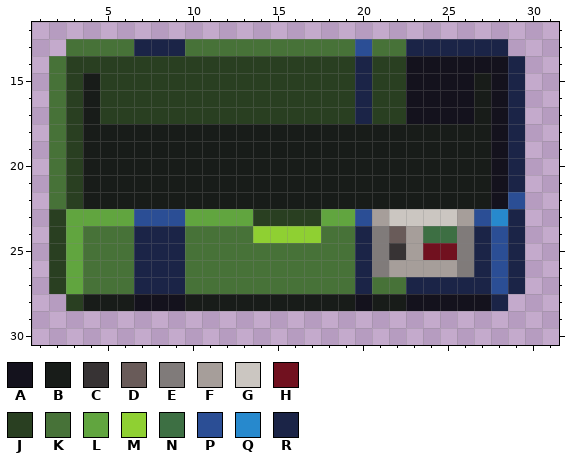
File history of a pixel-art sprite, Resources/Textures/Structures/Storage/Crates/hydro_secure.rsi/base.png. Above, as it was before the edit.
The file is 32x32 pixels. Shown: x 1..31, y 12..30.
Palette (. is transparent): A #14121d  B #181c19  C #373334  D #695b59  E #807b7a  F #a69e9a  G #cbc6c1  H #71111f  J #293f21  K #477238  L #61a53f  M #8fd032  N #3d6f43  P #2b4e95  Q #2789cd  R #1b2447
Pixels before, first column x 2:
13 .KKKKRRRKKKKKKKKKKPKKRRRRRR.
14 KJJJJJJJJJJJJJJJJJRJJAAAAAAR
15 KJBJJJJJJJJJJJJJJJRJJAAAABAR
16 KJBJJJJJJJJJJJJJJJRJJAAAABAR
17 KJBJJJJJJJJJJJJJJJRJJAAAABAR
18 KJBBBBBBBBBBBBBBBBBBBBBBBBAR
19 KJBBBBBBBBBBBBBBBBBBBBBBBBAR
20 KJBBBBBBBBBBBBBBBBBBBBBBBBAR
21 KJBBBBBBBBBBBBBBBBBBBBBBBBAR
22 KJBBBBBBBBBBBBBBBBBBBBBBBBAP
23 JLLLLPPPLLLLJJJJLLPFGGGGFPQR
24 JLKKKRRRKKKKMMMMKKREDFNNERPR
25 JLKKKRRRKKKKKKKKKKRECFHHERPR
26 JLKKKRRRKKKKKKKKKKREFFFFERPR
27 JLKKKRRRKKKKKKKKKKRKKRRRRRPR
28 .JBBBAAABBBBBBBBBBABBAAAAAR.
And afterwards:
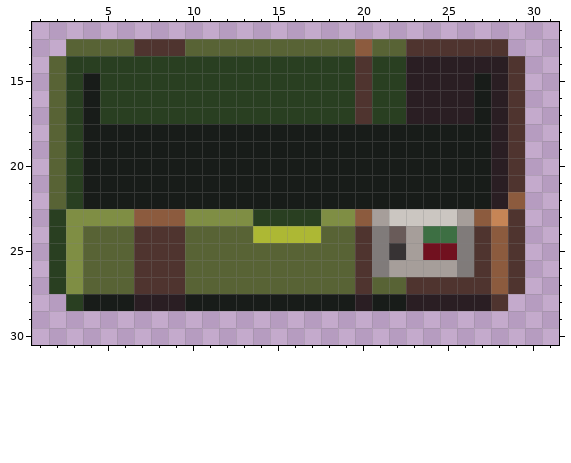
What changed:
colour A: #14121d -> #2a1e23
colour K: #477238 -> #586335
colour L: #61a53f -> #7f8e44
colour M: #8fd032 -> #adb834
colour P: #2b4e95 -> #8c5b3e
colour Q: #2789cd -> #c68556
colour R: #1b2447 -> #4f342f
Pixel boxes of the changes (left, top, right, bottom) in both pictures:
changed: (49, 39, 525, 311)
